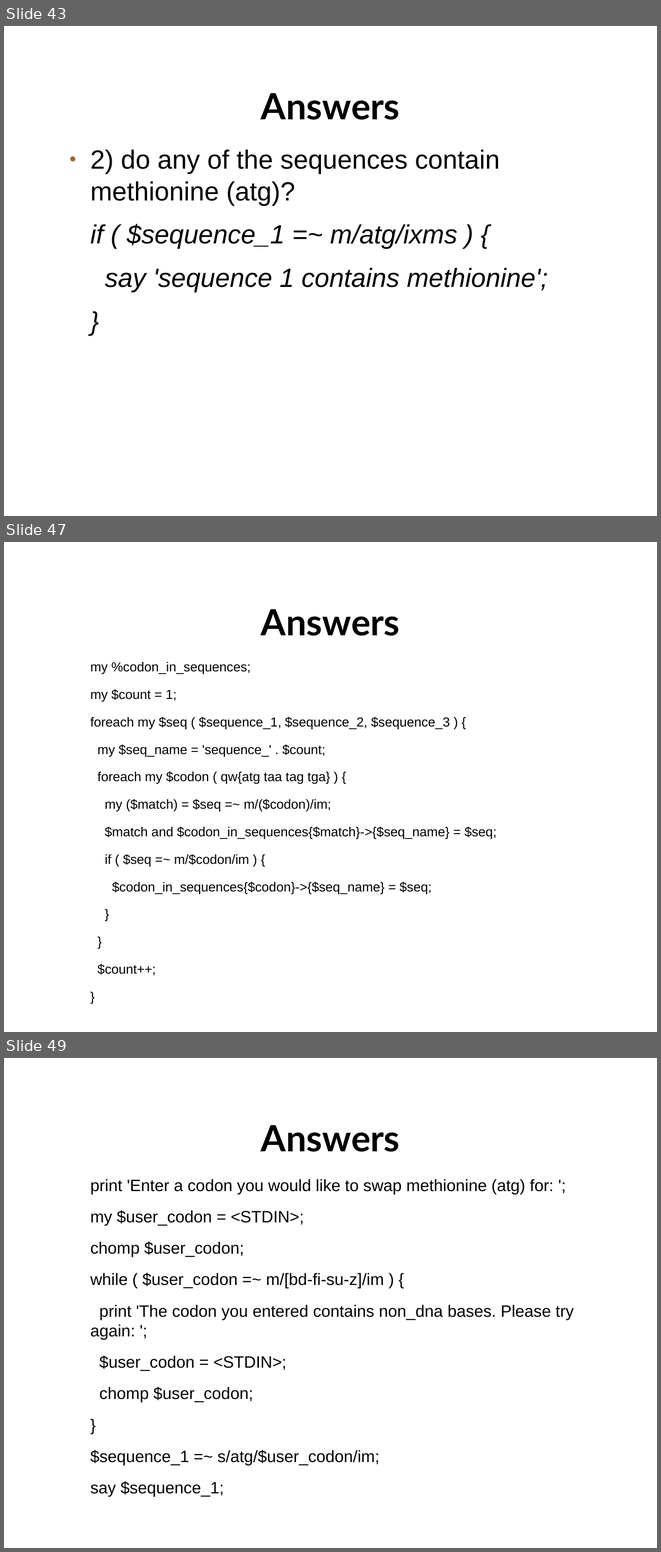
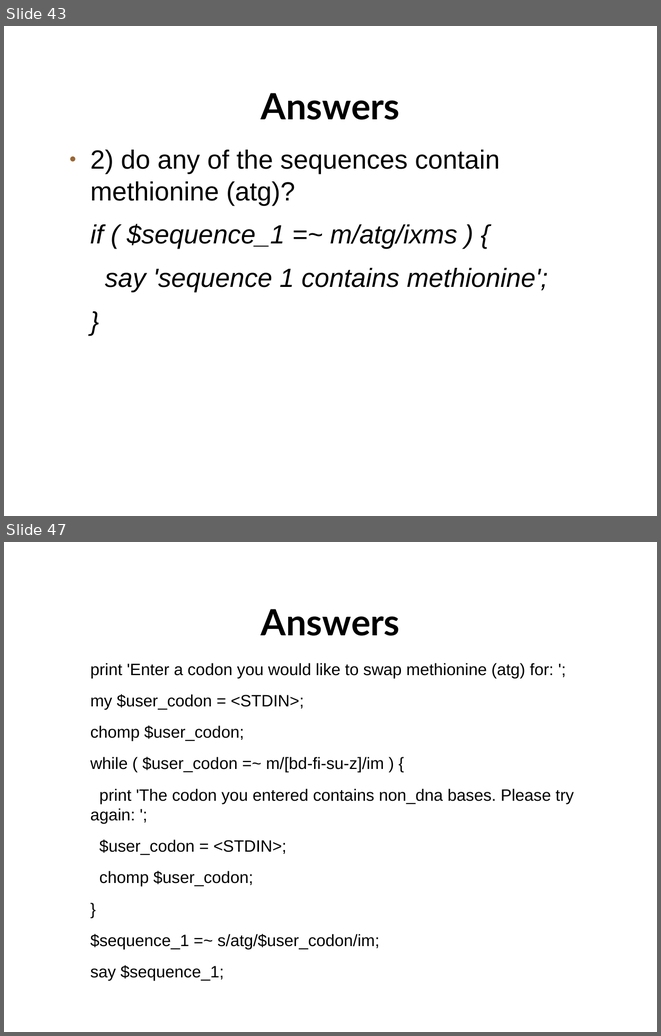
Before and after one commit to setitesuk/basic_perl_course, a slide deck: 07-decision_making/decision_making_loops.odp. Shown one above the other, each under a label of ours: slides 43, 47 and 49 before the commit, slides 43 and 47 after it; the slides between them are not shown. The pictures are 661x1552 and 661x1036 pixels, drawn with LibreOffice and Linux fonts; fonts in the diff are those of the drawing; background and template pictures are left out. Boxes give left, top, right and bottom in pixels: in the first picture for what was removed or moved away, otherwise in the second. Text is boxed around its words. In the diff, an @@ line names an element or a change of style, - is before the commit and + after.

```diff
--- a/07-decision_making/decision_making_loops.odp
+++ b/07-decision_making/decision_making_loops.odp
@@ slide 47 removed at (4,542,657,1032), background picture (left out) @@
@@ title removed at (261,609,400,636) @@
-Answers
@@ text removed at (90,662,497,976) @@
-my %codon_in_sequences;
-my $count = 1;
-foreach my $seq ( $sequence_1, $sequence_2, $sequence_3 ) {
-my $seq_name = 'sequence_' . $count;
-foreach my $codon ( qw{atg taa tag tga} ) {
-my ($match) = $seq =~ m/($codon)/im;
-$match and $codon_in_sequences{$match}->{$seq_name} = $seq;
-if ( $seq =~ m/$codon/im ) {
-$codon_in_sequences{$codon}->{$seq_name} = $seq;
-}
-}
-$count++;
-}
@@ what was slide 49 is now slide 47 @@
```
Also in this commit, not shown: 5 slides changed, 1 other slide removed, 2 other files.
